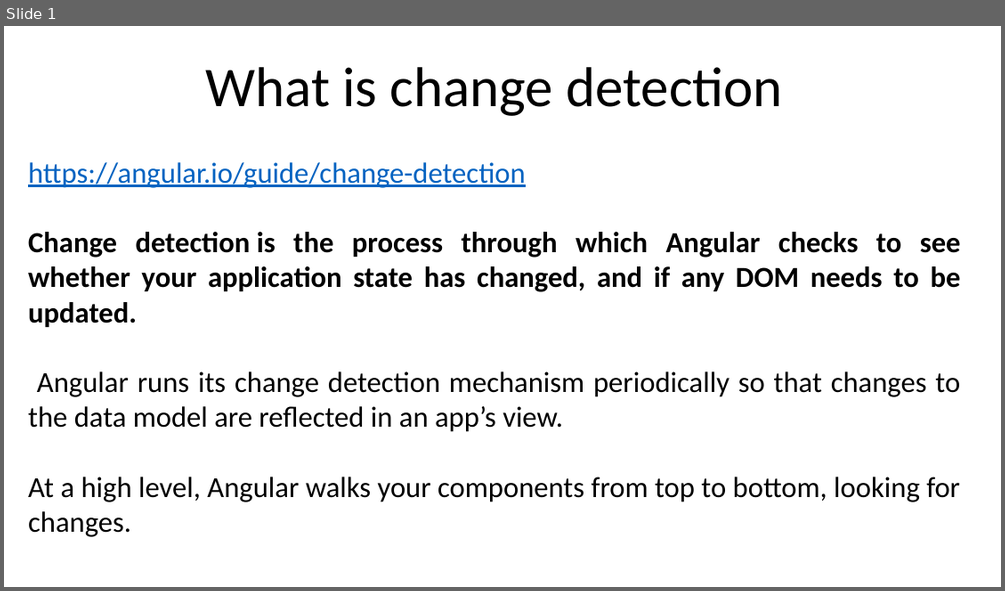
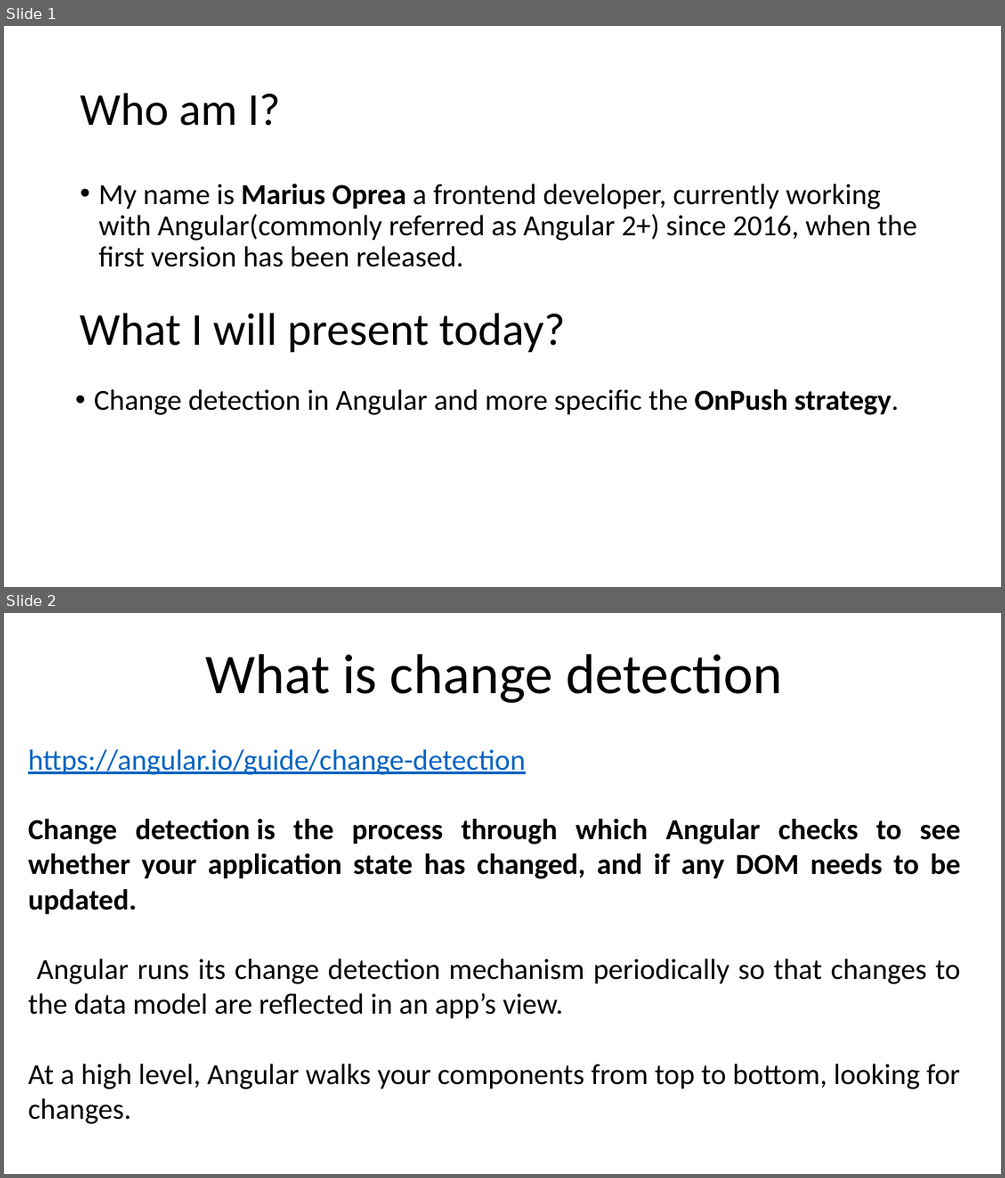
Before and after one commit to marius-oprea/onPush, a slide deck: presentation/Presentation.pptx. Shown one above the other, each under a label of ours: slide 1 before the commit, slides 1 and 2 after it. The pictures are 1005x591 and 1005x1178 pixels, drawn with LibreOffice and Linux fonts; fonts in the diff are those of the drawing. Boxes give left, top, right and bottom in pixels: in the first picture for what was removed or moved away, otherwise in the second. Text is boxed around its words. In the diff, an @@ line names an element or a change of style, - is before the commit and + after.

```diff
--- a/presentation/Presentation.pptx
+++ b/presentation/Presentation.pptx
@@ slide 1 added at [4, 26, 1001, 587], background #FFFFFF @@
@@ title added at [80, 93, 281, 126], 44 pt, text #000000 @@
+Who am I?
@@ text added at [98, 184, 916, 267], 28 pt, text #000000 @@
+• My name is Marius Oprea a frontend developer, currently working with Angular(commonly referred as Angular 2+) since 2016, when the first version has been released.
@@ text added at [80, 313, 565, 353], 44 pt, text #000000 @@
+What I will present today?
@@ text added at [94, 389, 898, 415], 28 pt, text #000000 @@
+• Change detection in Angular and more specific the OnPush strategy.
@@ what was slide 1 is now slide 2 @@
```
Also in this commit, not shown: 4 slides changed, 6 other files.
